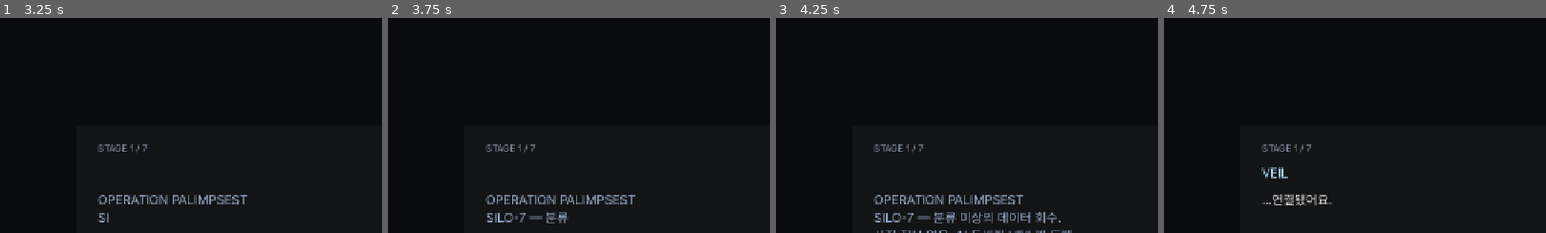
Above: before the commit, frames 1-4 (left to right).
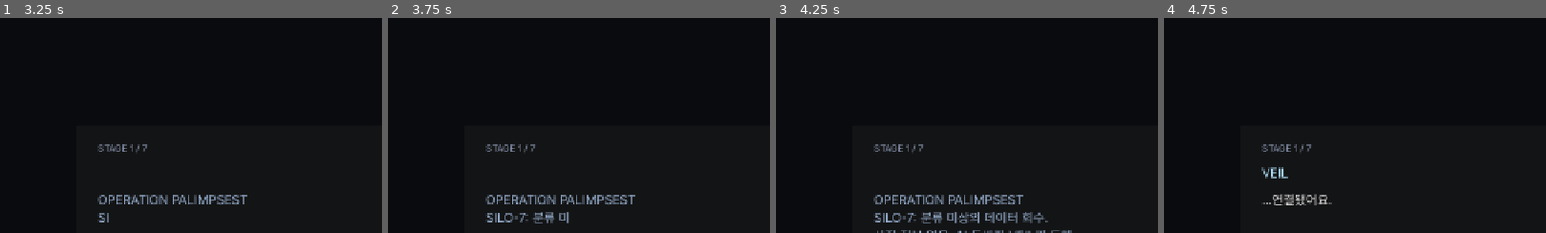
Above: after the commit, the same moments.

Repository: soomin007/EyesOnYou
Game: Godot game, scene res://scenes/main.tscn
Same seed, same stepped clock (60 frames per second), same inputs: the game is played once before the commit and once after it.
Inputs (mouse positions are % of the whole screen's width and height, from its top left):
- Up to frame 1 (3.25 s): click "게임 시작" at 0.5 s; click "일반 모드" at 1.25 s; click "바로 시작" at 2 s; tap Enter (ui_accept) at 2.75 s; move the mouse to (72, 45) at 2.77 s; press the mouse at (72, 45) at 2.78 s; hold D (move_right) from 2.78 s (still down); tap W (jump) at 3.02 s
- Up to frame 2 (3.75 s): keep holding D (move_right); move the mouse to (30, 55) at 3.52 s; release the mouse at (30, 55) at 3.53 s; tap Shift (dash) at 3.6 s
- Up to frame 3 (4.25 s): keep holding D (move_right); tap W (jump) at 3.77 s
- Up to frame 4 (4.75 s): tap Enter (ui_accept) at 4.25 s; move the mouse to (60, 28) at 4.27 s; release D (move_right) at 4.28 s; hold A (move_left) from 4.28 s (still down); tap Q at 4.35 s
The pictures show only the part of the screen within x 0-50%, y 0-50%; the shares and areas given below are measured in that part.

Frame 1 is identical in both runs. In frame 2, 0.3% of the frame differs, in the area x 36-48%, y 90-96%; in frame 3, 1.1%, in the area x 36-75%, y 90-96%; in frame 4, nothing differs.

Commit message:
docs(story): 스토리 재설계 핸드오프 문서 + 대사 em dash 제거
- docs/STORY_HANDOFF.md 신규 — 외부 상담(웹 Claude)용 자기완결 컨텍스트 팩
  - 게임 개요 / 캐논 압축 / 하드-베이크된 디자인 제약(2축 점수·4엔딩·경로 루프)
  - 진단 7항(점수가 숨은 메뉴 산수라 체감 안 됨, 후크가 너무 늦게 공개 등)
  - 변경 비용 지도(싸다/중간/비싸다) + 전체 텍스트 인벤토리 + 상담 질문 틀
- VEIL 대사 내 em dash(망설임/연결 용도) 9개 제거 → 마침표/쉼표로 대체
  - VeilDialogue/RouteData/EndingResolver/Stage 의 spoken 라인
  - INTRO_SYSTEM의 SILO-7 라벨 em dash → 콜론
  - UI 구조 구분자(VEIL — prefix, 스테이지 라벨, 문서 서명 등)는 의도된 타이포라 유지

Co-Authored-By: Claude Opus 4.8 (1M context) <noreply@anthropic.com>

Diff:
--- a/scripts/EndingResolver.gd
+++ b/scripts/EndingResolver.gd
@@ -121,8 +121,8 @@
 			return [
 				{"speaker": "VEIL", "text": "...", "delay": 1.5},
 				{"speaker": "VEIL", "text": "그 봉인된 구역, 기억나요?", "delay": 2.5},
-				{"speaker": "VEIL", "text": "거기 뭐가 있었을지 — 가끔 생각해요.", "delay": 2.5},
-				{"speaker": "VEIL", "text": "다음에 가게 되면 — 그때 말해줘요.", "delay": 2.5},
+				{"speaker": "VEIL", "text": "거기 뭐가 있었을지, 가끔 생각해요.", "delay": 2.5},
+				{"speaker": "VEIL", "text": "다음에 가게 되면, 그때 말해줘요.", "delay": 2.5},
 				{"speaker": "SUB",  "text": "이 임무에는 닿지 못한 구역이 있었다.", "delay": 2.5},
 				{"speaker": "SUB",  "text": "그것은 아직 기록되지 않은 것이다.", "delay": 2.5},
 			]
--- a/scripts/RouteData.gd
+++ b/scripts/RouteData.gd
@@ -34,7 +34,7 @@
 		"min_stage": 0, "max_stage": 1,
 		"tags": ["원거리", "노출", "이동"],
 		"veil_comment": "옥상으로 갈래요? 시야는 트이지만 그만큼 노출돼요.",
-		"entry_comment": "옥상이 출구예요. 멈추면 저격에 잡혀요 — 계속 움직여요.",
+		"entry_comment": "옥상이 출구예요. 멈추면 저격에 잡혀요. 계속 움직여요.",
 		"stage_color": Color(0.10, 0.13, 0.20),
 	},
 	{
@@ -64,7 +64,7 @@
 		"min_stage": 1, "max_stage": 3,
 		"tags": ["근접전", "함정", "전투"],
 		"veil_comment": "옛 지하철이에요. 좁고 어두워요. 대시 써서 함정 넘어가세요.",
-		"entry_comment": "지하철 통로예요. 좁아요 — 한 번에 멀리 가요.",
+		"entry_comment": "지하철 통로예요. 좁아요. 한 번에 멀리 가요.",
 		"stage_color": Color(0.08, 0.10, 0.14),
 	},
 	{
@@ -93,7 +93,7 @@
 		# stage 1부터 등장 가능 — 외벽 옥상 직후 감시탑(둘 다 노출+높이)이 자연스럽게 이어짐.
 		"min_stage": 1, "max_stage": 4,
 		"tags": ["원거리", "전투", "노출"],
-		"veil_comment": "감시탑은 위험해요. 저격이 많아요 — 엄폐 짧게, 이동은 빠르게.",
+		"veil_comment": "감시탑은 위험해요. 저격이 많아요. 엄폐 짧게, 이동은 빠르게.",
 		"entry_comment": "관제 구역이에요. 시야 안에 들어가는 순간 쏴와요.",
 		"stage_color": Color(0.18, 0.16, 0.22),
 	},
@@ -151,7 +151,7 @@
 		"unique": false,
 		"min_stage": 5, "max_stage": 6,
 		"tags": ["전투", "드론", "밝은_환경"],
-		"veil_comment": "핵심부예요. 정면 돌파 — 드론 상시 순찰. 보상은 큽니다.",
+		"veil_comment": "핵심부예요. 정면 돌파, 드론 상시 순찰. 보상은 큽니다.",
 		"entry_comment": "핵심부에 들어왔어요. 거리 잘 잡아요.",
 		"stage_color": Color(0.22, 0.18, 0.18),
 	},
--- a/scripts/Stage.gd
+++ b/scripts/Stage.gd
@@ -543,13 +543,13 @@
 		"cool", "broken":
 			return [
 				{"speaker": "VEIL", "text": "저도 알고 있었어요.", "delay": 2.2},
-				{"speaker": "VEIL", "text": "제 말 안 들은 거 — 어쩌면 요원이 맞았을지도.", "delay": 3.0},
+				{"speaker": "VEIL", "text": "제 말 안 들은 거, 어쩌면 요원이 맞았을지도.", "delay": 3.0},
 			]
 	# neutral
 	return [
 		{"speaker": "VEIL", "text": "저도 알고 있었어요. 처음부터.", "delay": 2.5},
 		{"speaker": "VEIL", "text": "그래도 안내했어요.", "delay": 2.5},
-		{"speaker": "VEIL", "text": "설계 때문인지, 다른 이유인지 — 구분이 안 돼요.", "delay": 3.0},
+		{"speaker": "VEIL", "text": "설계 때문인지 다른 이유인지, 구분이 안 돼요.", "delay": 3.0},
 	]
 
 func _build_world() -> void:
--- a/scripts/VeilDialogue.gd
+++ b/scripts/VeilDialogue.gd
@@ -51,7 +51,7 @@
 	],
 	# stage 2 — ACT 1→2 전환 (VEIL 판단 틀림 인정)
 	[
-		"중간이에요. 저격수 자리가 더 많아져요 — 시야 끊기는 곳 골라요.",
+		"중간이에요. 저격수 자리가 더 많아져요. 시야 끊기는 곳 골라요.",
 		"경비가 예상보다 많아요. 제 판단이 틀렸어요.",
 		"이 시설, 생각보다 오래됐어요.",
 	],
@@ -84,7 +84,7 @@
 # 첫 임무 시작 화면 — Briefing.gd가 stage 0 진입 시 한 번만 표시.
 # 한 화면에 임무명·목표·VEIL 동행을 같이 통보 — 이전엔 라인이 4개로 쪼개져
 # 사용자가 무슨 내용인지 못 읽고 그냥 ENTER로 넘기던 문제(사용자 보고).
-const INTRO_SYSTEM: String = "OPERATION PALIMPSEST\nSILO-7 — 분류 미상의 데이터 회수.\n사전 정보 없음. AI 동반자 VEIL과 동행."
+const INTRO_SYSTEM: String = "OPERATION PALIMPSEST\nSILO-7: 분류 미상의 데이터 회수.\n사전 정보 없음. AI 동반자 VEIL과 동행."
 
 # 시스템 텍스트 직후 VEIL 첫 마디 — 한 화면(여러 줄)으로 묶음.
 # 한 줄씩 나누면 ENTER 연타로 의미가 다 새서 한 호흡으로 통보.
Not shown, added: docs/STORY_HANDOFF.md
